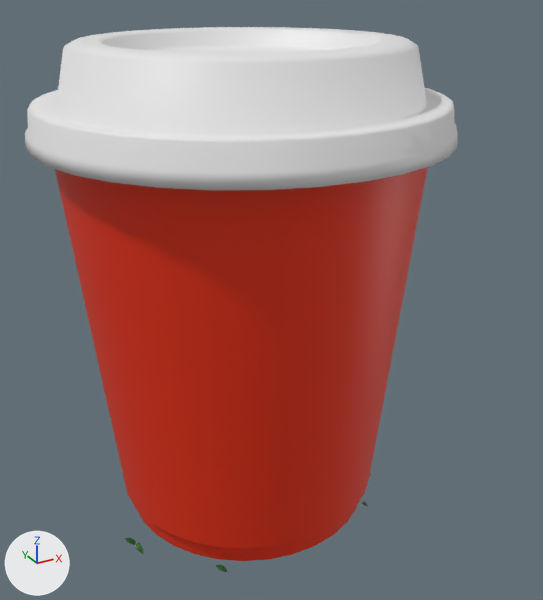
One commit to the glTF model assets/model.glb: the scene before it, then after it.
Rendered twice from a 50 mm lens placed at (-2.06, -3.81, 2.37), pointed at (0.09, 0.09, 0.43). The lights are fixed; the arrows at lower left show +X, +Y and +Z. The older version comes first. Where no turn or scale is listed for an object, it has been applied to the vertices.
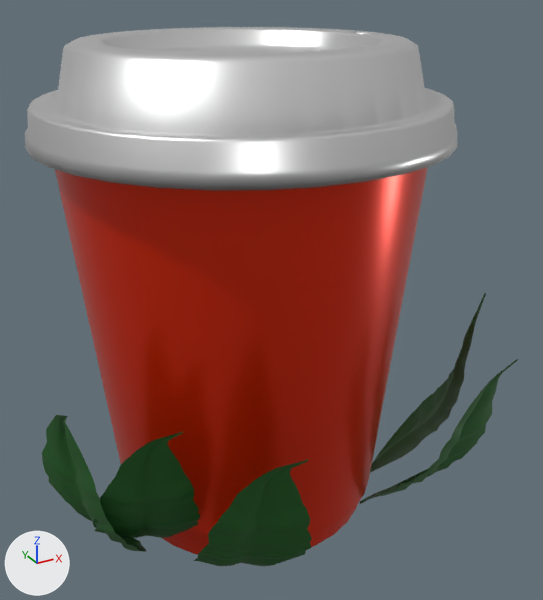
Boxes (x1, y1, x2, y2) around the edits, measured in the pictures (543 x 600 px):
'Cylinder', surface changed: (55, 167, 428, 555) in both
'tapa', surface changed: (25, 27, 458, 190) in both
'Plane.003', turned, rescaled: before (216, 565, 228, 572); after (194, 459, 312, 566)
'Plane.001', turned, rescaled: before (125, 538, 135, 545); after (93, 431, 200, 538)
'hojas', turned, rescaled: before (135, 542, 144, 554); after (42, 415, 146, 551)
'Plane.005', turned, rescaled (not visible before): after (370, 293, 486, 473)
'Plane.004', turned, rescaled: before (362, 502, 368, 506); after (360, 359, 518, 504)

The change, as a list of edits to the scene's bpy script:
```text
Change mat_vaso:
    mat_vaso.metallic: 0.0 -> 0.47
    mat_vaso.roughness: 0.5 -> 0.28
Change mat_tapa:
    mat_tapa.metallic: 0.0 -> 0.97
    mat_tapa.roughness: 0.5 -> 0.36
Change ob_plane_003:
    ob_plane_003.scale: (0.063, 0.063, 0.063) -> (1.0, 1.0, 1.0)
    ob_plane_003.rotation_euler: (0.063, -0.829, 2.062) -> (0.854, 2.465, -0.89)  # degrees (3.6, -47, 118) -> degrees (49, 141, -51)
Change ob_plane_001:
    ob_plane_001.scale: (0.063, 0.063, 0.063) -> (1.0, 1.0, 1.0)
    ob_plane_001.rotation_euler: (0.063, -0.829, 2.062) -> (0.854, 2.465, -0.89)  # degrees (3.6, -47, 118) -> degrees (49, 141, -51)
Change ob_hojas:
    ob_hojas.scale: (0.063, 0.063, 0.063) -> (1.0, 1.0, 1.0)
    ob_hojas.rotation_euler: (0.063, -0.829, 2.062) -> (0.854, 2.465, -0.89)  # degrees (3.6, -47, 118) -> degrees (49, 141, -51)
Change ob_plane_004:
    ob_plane_004.scale: (0.063, 0.063, 0.063) -> (1.0, 1.0, 1.0)
    ob_plane_004.rotation_euler: (0.063, -0.829, 2.062) -> (0.854, 2.465, -0.89)  # degrees (3.6, -47, 118) -> degrees (49, 141, -51)
Change ob_plane_005:
    ob_plane_005.scale: (0.063, 0.063, 0.063) -> (1.0, 1.0, 1.0)
    ob_plane_005.rotation_euler: (0.063, -0.829, 2.062) -> (0.854, 2.465, -0.89)  # degrees (3.6, -47, 118) -> degrees (49, 141, -51)
```
